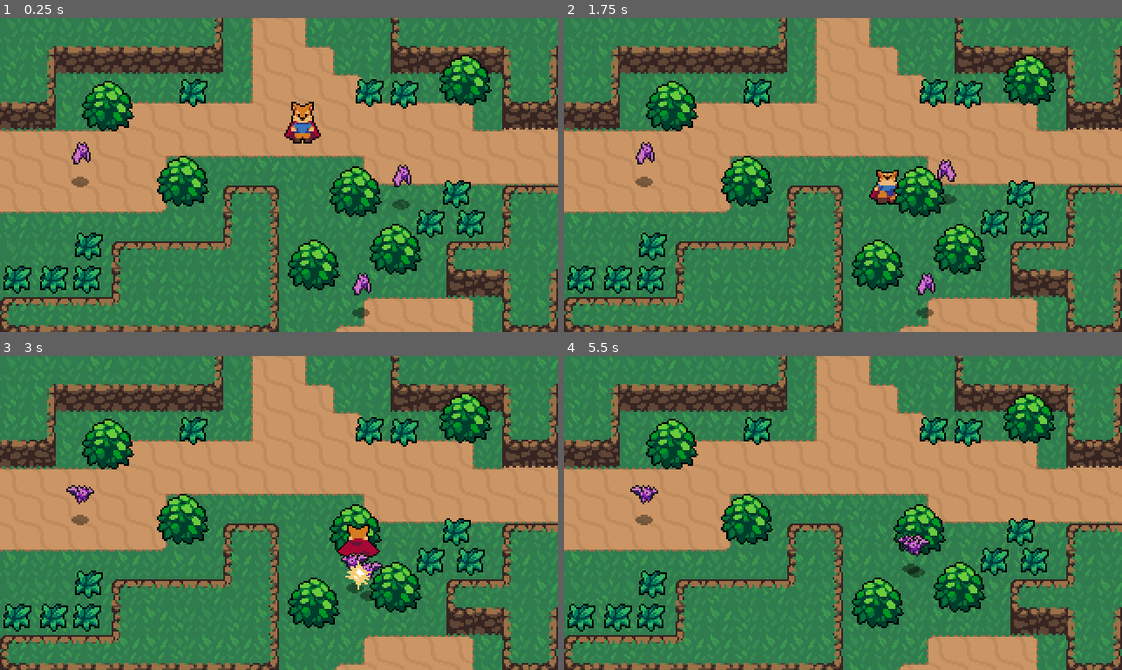
Above: before the commit, frames 1-4 (two rows, left to right).
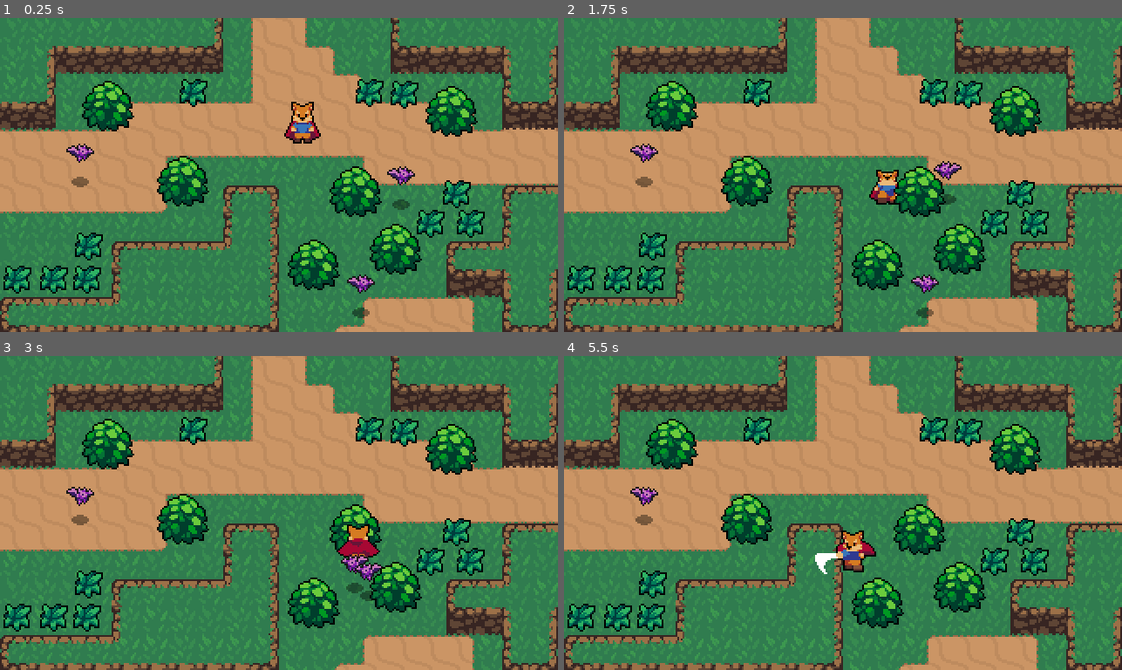
Above: after the commit, the same moments.

Repository: ngn999/Action-RPG
Game: Godot game, scene res://World.tscn
Two runs of this game, one before a commit and one after it. Both use one fixed random seed, a clock stepped at 60 frames per second and the inputs below.
Inputs:
- Up to frame 1 (0.25 s): no input
- Up to frame 2 (1.75 s): hold Right (ui_right) 0.53-1.28 s; tap J (attack) at 0.6 s; hold Down (ui_down) from 1.28 s (still down); tap K (roll) at 1.35 s
- Up to frame 3 (3 s): release Down (ui_down) at 2.03 s; hold Right (ui_right) 2.03-2.78 s; tap J (attack) at 2.1 s; hold Up (ui_up) from 2.78 s (still down); tap K (roll) at 2.85 s
- Up to frame 4 (5.5 s): release Up (ui_up) at 3.53 s; hold Left (ui_left) 3.53-5.03 s; tap J (attack) at 3.6, 5.1 s; tap K (roll) at 4.35 s; hold Down (ui_down) from 5.03 s (still down)

The runs differ from the first frame. In frame 1, 2.5% of the frame differs, in the area x 11-89%, y 11-89%; in frame 2, 2.5%; in frame 3, 2.5%; in frame 4, 3.2%, in the area x 11-89%, y 11-71%.

Commit message:
reproduce the problem

Diff:
--- a/Enemies/Bat.tscn
+++ b/Enemies/Bat.tscn
@@ -47,7 +47,7 @@
 radius = 42.0
 
 [sub_resource type="CircleShape2D" id=10]
-radius = 4.12311
+radius = 6.0
 
 [node name="Bat" type="KinematicBody2D"]
 collision_layer = 32
@@ -57,7 +57,6 @@
 [node name="AnimatedSprite" type="AnimatedSprite" parent="."]
 frames = SubResource( 6 )
 animation = "Fly"
-frame = 4
 playing = true
 offset = Vector2( 0, -12 )
 
--- a/Overlap/Hurtbox.gd
+++ b/Overlap/Hurtbox.gd
@@ -29,7 +29,6 @@
 func _on_Timer_timeout():
 	self.invincible = false
 
-
 # make enter_area: repeat
 func _on_Hurtbox_invincibility_ended():
 	set_deferred("monitorable", true)
--- a/Player/Player.gd
+++ b/Player/Player.gd
@@ -90,5 +90,5 @@
 
 func _on_Hurtbox_area_entered(area):
 	stats.health -= 1
-	hurtbox.start_invincibility(4.0)
+	hurtbox.start_invincibility(4)
 	hurtbox.create_hit_effect()
--- a/Player/Player.tscn
+++ b/Player/Player.tscn
@@ -641,8 +641,8 @@
 height = 12.0
 
 [sub_resource type="CapsuleShape2D" id=49]
-radius = 6.0
-height = 8.0
+radius = 7.0
+height = 10.0
 
 [node name="Player" type="KinematicBody2D"]
 position = Vector2( 0, 1 )
--- a/World.tscn
+++ b/World.tscn
@@ -514,7 +514,7 @@
 position = Vector2( 204, 105 )
 
 [node name="Bush2" parent="YSort/Bushes" instance=ExtResource( 1 )]
-position = Vector2( 267, 41 )
+position = Vector2( 259, 59 )
 
 [node name="Bush3" parent="YSort/Bushes" instance=ExtResource( 1 )]
 position = Vector2( 227, 138 )
